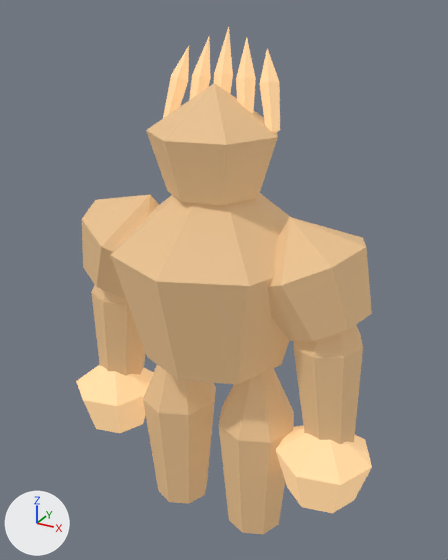
Two versions of the glTF model assets/models/glb/deep-fracture-creature-StoneGuardian-earth.glb, one commit apart.
The view is the same before and after, from a 50 mm camera at (2.8, -4.93, 5.19) aimed at (0.02, 0.12, 2.66). Arrows for +X, +Y and +Z are at lower left; the lights stay in place. The picture after the commit comes second. Vertices at exactly the same position are counted once.

Objects in the first picture: 'crown', 'crown-spire0', 'crown-spire1', 'crown-spire2', 'crown-spire3', 'crown-spire4', 'fist-left', 'fist-right', 'fortress-chest', 'gate-leg-left', 'gate-leg-right', 'pillar-arm-left', 'pillar-arm-right', 'shoulder-left', 'shoulder-right'.
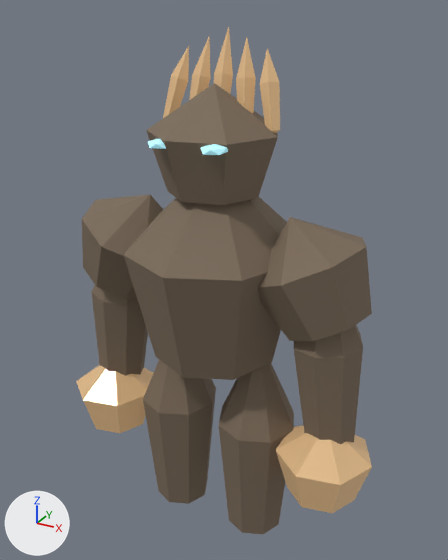
What differs and where, as boxes (x1, y1, x2, y2) in the pictures (448 x 560 px):
'fortress-chest', recoloured, surface changed, rescaled (9% narrower): before (111, 193, 290, 384); after (124, 197, 287, 380)
'crown', recoloured, surface changed (beige to brown): (146, 83, 278, 205) in both
'shoulder-right', recoloured, surface changed (beige to brown): (268, 217, 372, 341) in both
'gate-leg-right', recoloured, surface changed (darker): (219, 368, 294, 534) in both
'gate-leg-left', recoloured, surface changed (darker): (143, 365, 216, 504) in both
'pillar-arm-right', recoloured, surface changed (darker): (294, 325, 363, 444) in both
'fist-right', surface changed, recoloured (darker): (276, 426, 372, 513) in both
'shoulder-left', recoloured, surface changed (beige to brown): (82, 195, 159, 299) in both
'pillar-arm-left', recoloured, surface changed (darker): (91, 285, 146, 376) in both
'fist-left', surface changed, recoloured: (76, 365, 154, 433) in both
'crown-spire4', surface changed, recoloured (darker): (260, 48, 280, 133) in both
'crown-spire3', surface changed, recoloured (darker): (236, 38, 256, 113) in both
'crown-spire0', surface changed, recoloured (darker): (163, 46, 189, 118) in both
'crown-spire2', surface changed, recoloured (darker): (214, 27, 233, 94) in both
'crown-spire1', surface changed, recoloured (darker): (189, 37, 211, 100) in both
'inset-eye-1', added: after (200, 144, 228, 155)
'inset-eye--1', added: after (148, 139, 166, 149)

The change, as a list of edits to the scene's bpy script:
```text
Change mat_export_source_001:
    mat_export_source_001.base_color: (0.66, 0.43, 0.22) -> (0.207, 0.154, 0.106)  # beige #d4af81 -> brown #7e6d5c
    remove mat_export_source_001.emission_color = (0.165, 0.107, 0.055)  # brown #715c42
    remove mat_export_source_001.emission_strength = 1.0
Change mat_export_source_002:
    mat_export_source_002.roughness: 0.7 -> 0.24
    mat_export_source_002.emission_color: (0.528, 0.344, 0.176) -> (0.148, 0.0963, 0.0493)  # brown #c09e74 -> brown #6b573f
Add mat_inset_elemental_eyes:
    mat_inset_elemental_eyes = principled_material('inset-elemental-eyes')
    mat_inset_elemental_eyes.base_color = (0.5, 0.85, 0.9)  # cyan #bcedf3
    mat_inset_elemental_eyes.emission_color = (0.113, 0.292, 0.36)  # cyan #5e93a2
    mat_inset_elemental_eyes.emission_strength = 1.0
Change me_fortress_chest:
    used by ob_fortress_chest; location = (0.0, 0.0, 2.89)
    remove me_fortress_chest.from_pydata(...)  # 18 vertices, 32 faces; spans x -1.02..1.02, y -1.02..1.02, z -1.03..1.03
    add me_fortress_chest.from_pydata(...)  # 18 vertices, 32 faces; spans x -0.88..0.88, y -0.93..0.93, z -1.03..1.03
    me_fortress_chest part 1: the whole mesh is scaled about its middle by (0.86, 0.91, 1)
Add me_icosphere_001:
    me_icosphere_001.from_pydata(...)  # an icosphere of 20 faces spanning x -0.111..0.111, y -0.134..0.134, z -0.046..0.046
    me_icosphere_001.materials.append(mat_inset_elemental_eyes)  # cyan #bcedf3, glowing cyan #5e93a2
Add ob_inset_eye_1:
    ob_inset_eye_1 = bpy.data.objects.new('inset-eye-1', me_icosphere_001)
    ob_inset_eye_1.location = (0.29, -0.53, 4.13)
Add ob_inset_eye__1:
    ob_inset_eye__1 = bpy.data.objects.new('inset-eye--1', me_icosphere_001.copy())
    ob_inset_eye__1.location = (-0.23, -0.53, 4.13)
```
